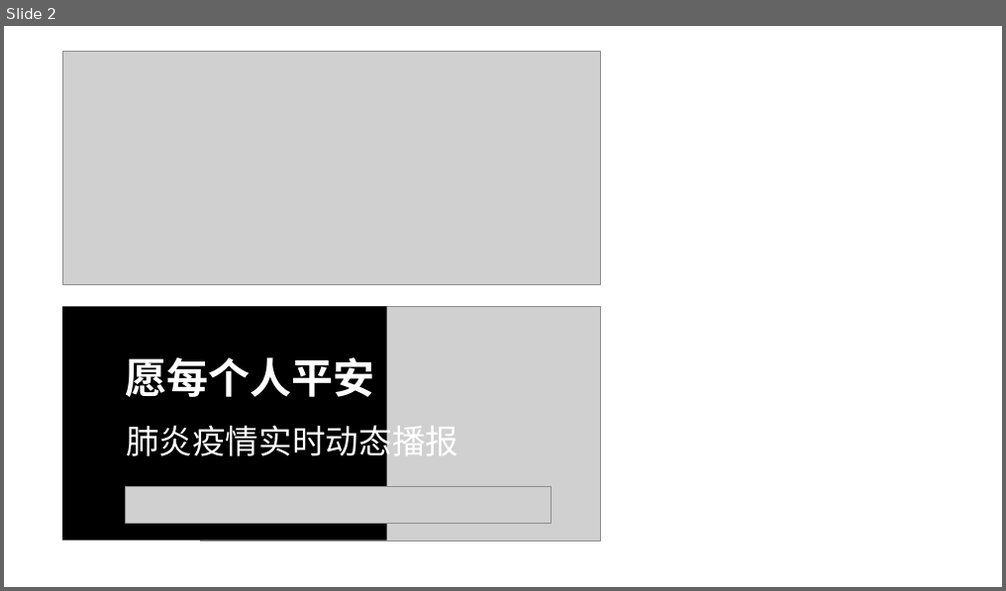
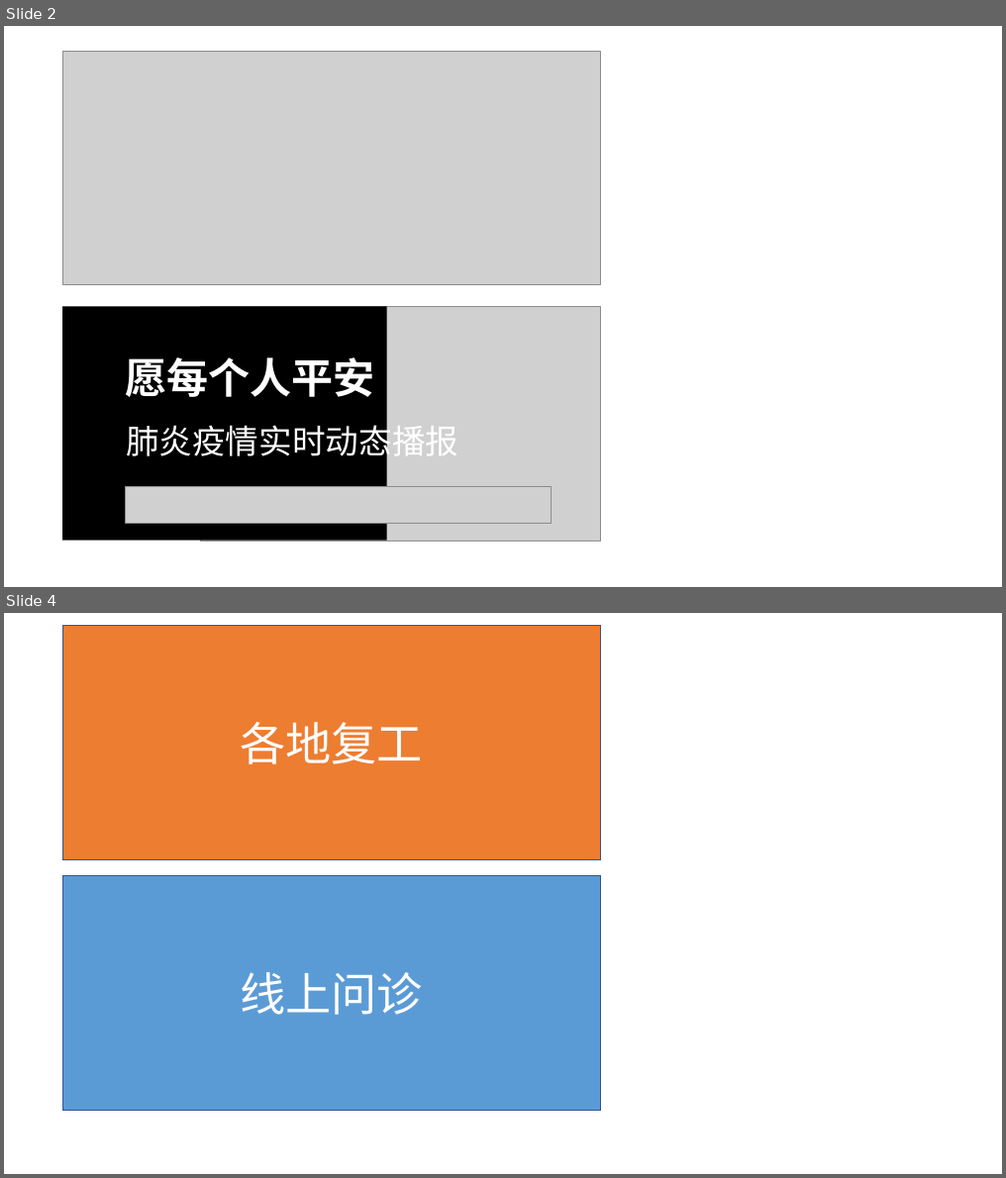
Before and after one commit to WuhanWin/WuhanWin, a slide deck: themes/simplebootx/Public/images/ncov/图片制作.pptx. Shown one above the other, each under a label of ours: slide 2 before the commit, slides 2 and 4 after it; the slides between them are not shown. The pictures are 1006x591 and 1006x1178 pixels, drawn with LibreOffice and Linux fonts; fonts in the diff are those of the drawing; grey boxes stand for pictures. Boxes give left, top, right and bottom in pixels: in the first picture for what was removed or moved away, otherwise in the second. Text is boxed around its words. In the diff, an @@ line names an element or a change of style, - is before the commit and + after.

```diff
--- a/themes/simplebootx/Public/images/ncov/图片制作.pptx
+++ b/themes/simplebootx/Public/images/ncov/图片制作.pptx
@@ slide 4 added at [4,613,1002,1174], background #FFFFFF @@
@@ rectangle added at [62,626,600,861], fill #ED7D31, outline #325491 1 pt, 44 pt, text #FFFFFF @@
+各地复工
@@ rectangle added at [62,876,600,1111], fill #5B9BD5, outline #325491 1 pt, 44 pt, text #FFFFFF @@
+线上问诊
```
Also in this commit, not shown: 4 other slides added, 16 other files.
